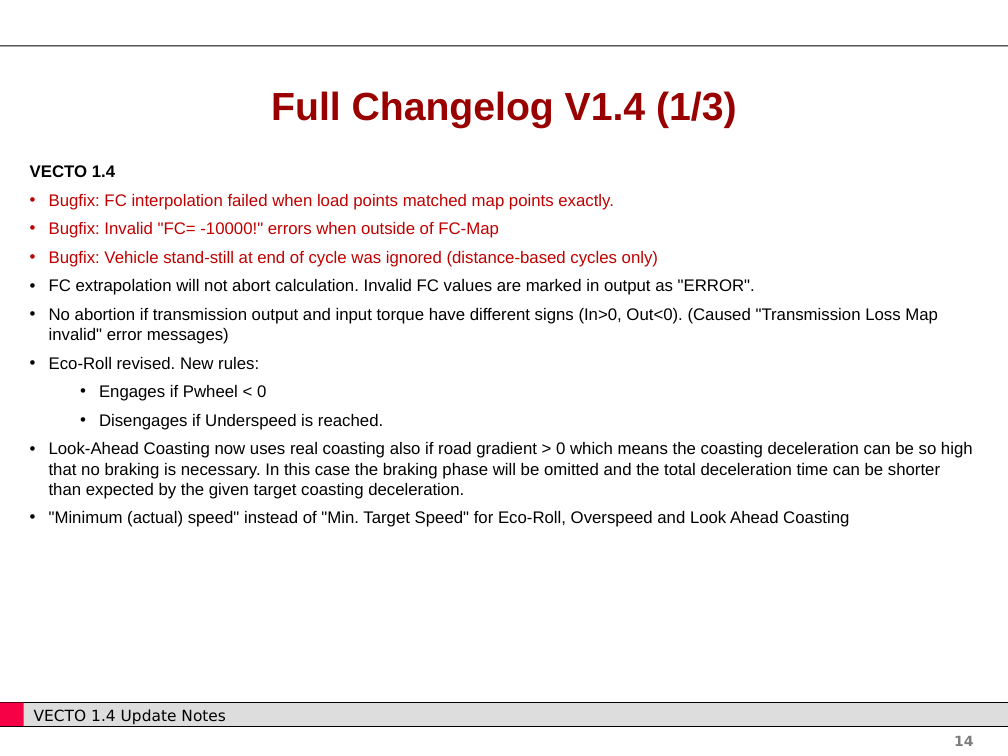
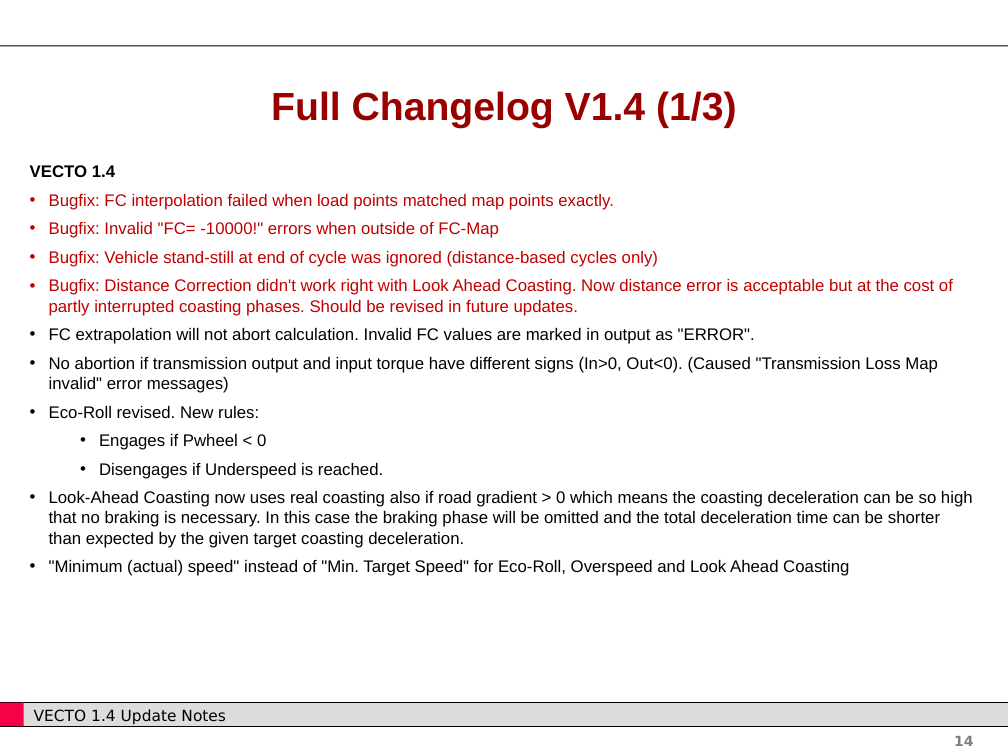
Before and after one commit to CLIMA-VECTO/vecto-sim, a slide deck: slide 14 of User Manual Source/Update Notes.pptx. Drawn at 1008x756 pixels with LibreOffice and Linux fonts; fonts in the diff are those of the drawing; background and template pictures are left out. Boxes give left, top, right and bottom in pixels: in the first picture for what was removed or moved away, otherwise in the second. Text is boxed around its words. In the diff, an @@ line names an element or a change of style, - is before the commit and + after.

```diff
--- a/User Manual Source/Update Notes.pptx
+++ b/User Manual Source/Update Notes.pptx
@@ text at (x1=49, y1=279, x2=953, y2=316): paragraph added @@
+• Bugfix: Distance Correction didn't work right with Look Ahead Coasting. Now distance error is acceptable but at the cost of partly interrupted coasting phases. Should be revised in future updates.
```
Also in this commit, not shown: 12 other slides changed, 59 other files.
